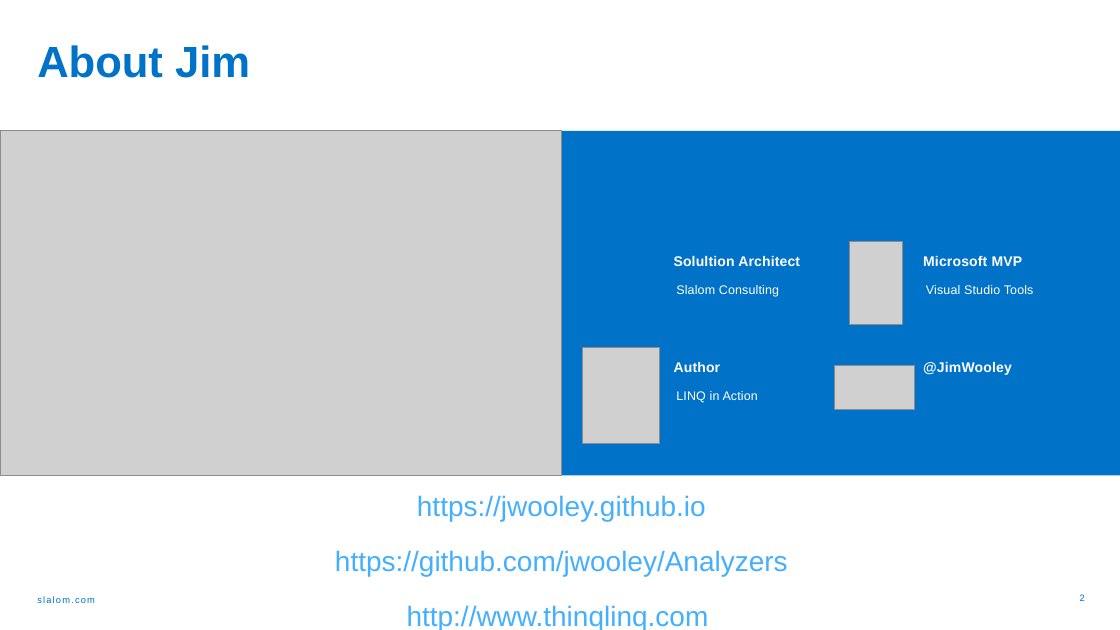
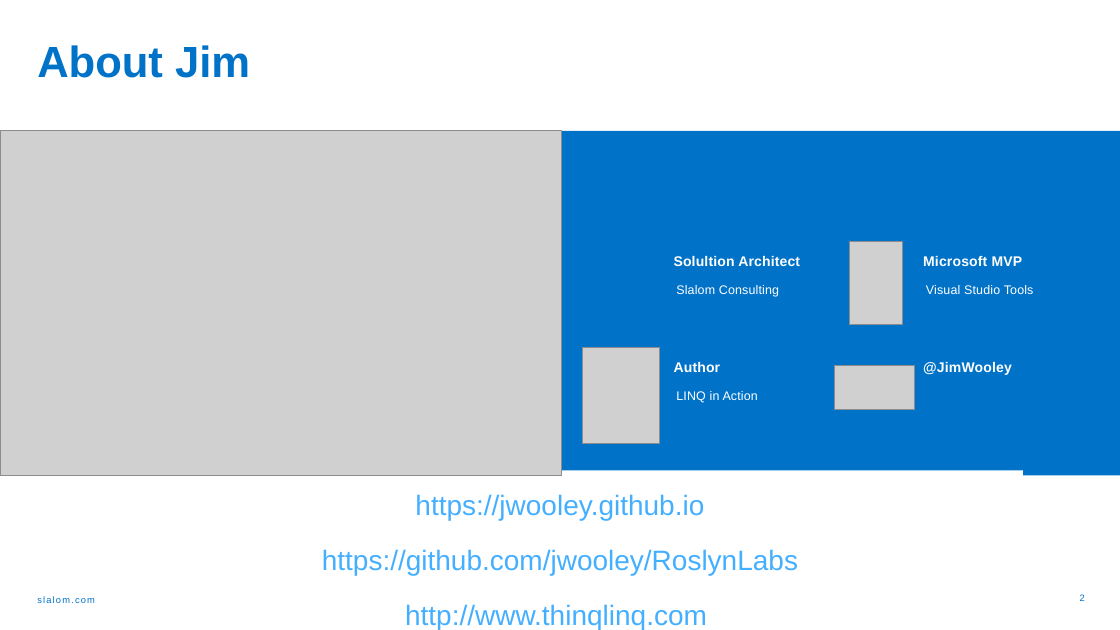
Before and after one commit to jwooley/RoslynLabs, a slide deck: slide 2 of RoslynStaticAnalyzerWorkshop.pptx. Drawn at 1120x630 pixels with LibreOffice and Linux fonts; fonts in the diff are those of the drawing; grey boxes stand for pictures. Boxes give left, top, right and bottom in pixels: in the first picture for what was removed or moved away, otherwise in the second. Text is boxed around its words. In the diff, an @@ line names an element or a change of style, - is before the commit and + after.

```diff
--- a/RoslynStaticAnalyzerWorkshop.pptx
+++ b/RoslynStaticAnalyzerWorkshop.pptx
@@ rectangle "https://jwooley.github.io": place and size @@
-rectangle "https://jwooley.github.io" at bbox=[335, 495, 788, 630]
+rectangle "https://jwooley.github.io" at bbox=[97, 471, 1023, 630]
@@ rectangle "https://jwooley.github.io" at bbox=[97, 471, 1023, 630]: fill none to #FFFFFF @@
@@ text in rectangle at bbox=[322, 549, 798, 575]: text changed @@
-https://github.com/jwooley/Analyzers
+https://github.com/jwooley/RoslynLabs
```
Also in this commit, not shown: 10 other slides changed, 13 slides added, 1 other file.
